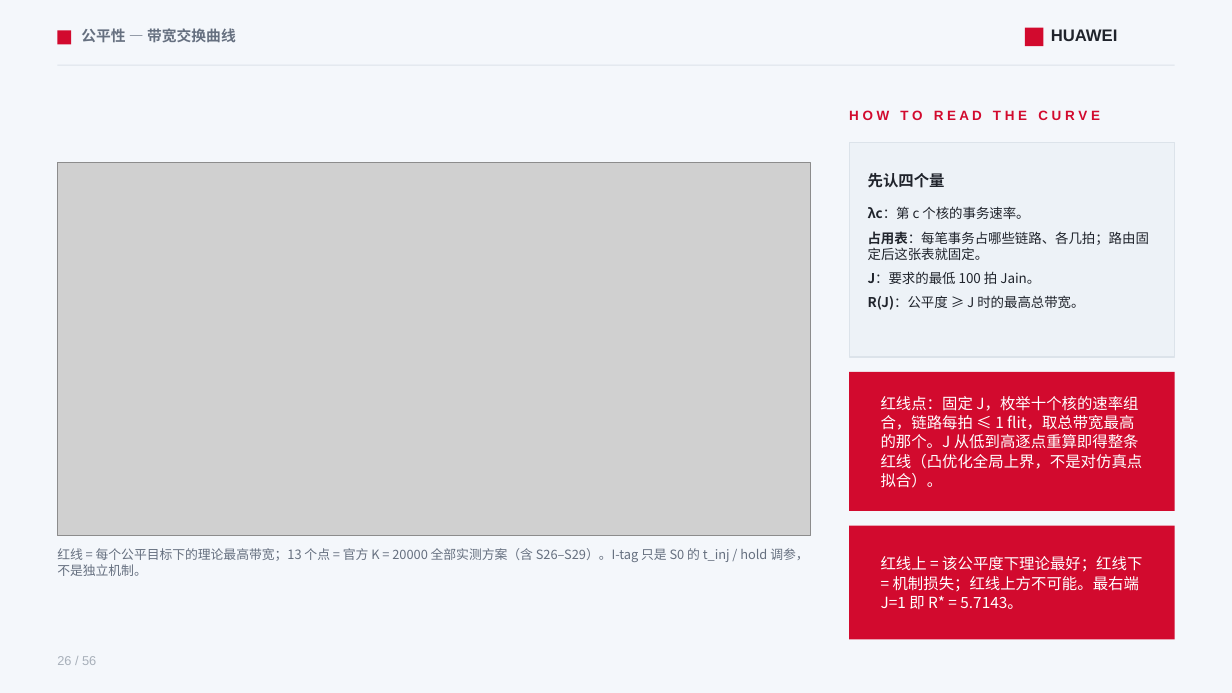
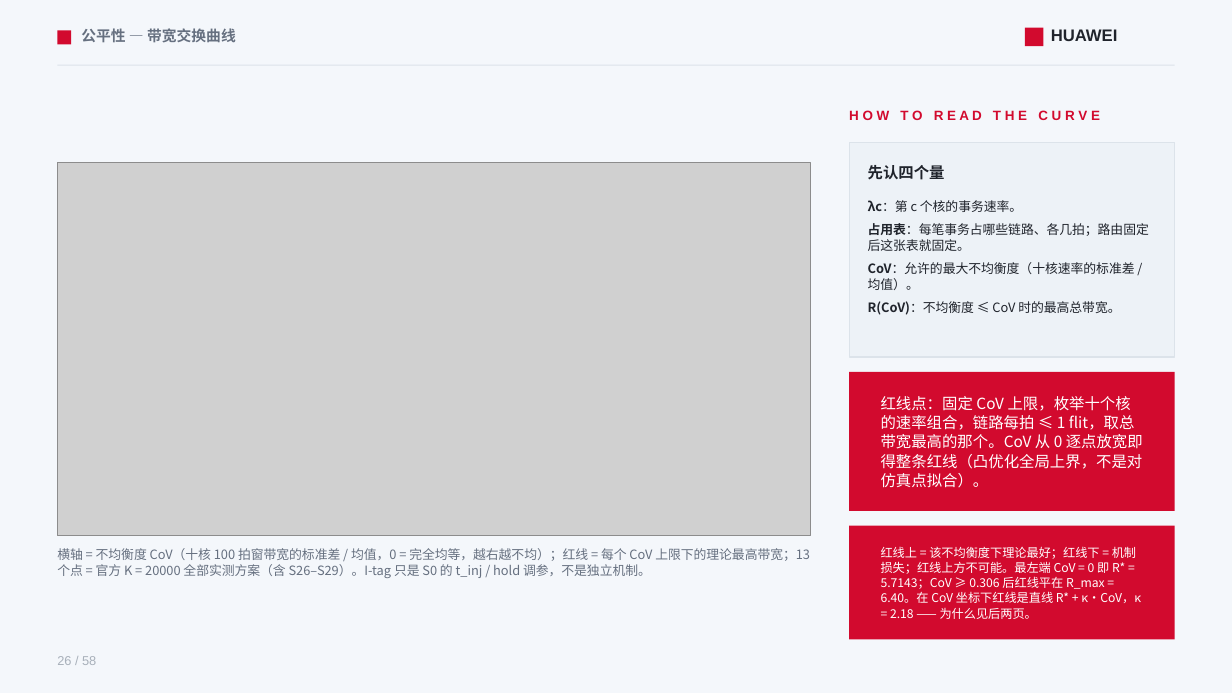
Before and after one commit to lukebest/booksim2, a slide deck: slide 26 of ppt/ring2-write-fairness.pptx. Drawn at 1232x693 pixels with LibreOffice and Linux fonts; fonts in the diff are those of the drawing; grey boxes stand for pictures. Boxes give left, top, right and bottom in pixels: in the first picture for what was removed or moved away, otherwise in the second. Text is boxed around its words. In the diff, an @@ line names an element or a change of style, - is before the commit and + after.

```diff
--- a/ppt/ring2-write-fairness.pptx
+++ b/ppt/ring2-write-fairness.pptx
@@ text "先认四个量": place and size @@
-text "先认四个量" at (868, 173, 945, 188)
+text "先认四个量" at (868, 165, 945, 180)
@@ text at (868, 200, 1149, 251): size 10.5 to 10 pt in "λc：第 c 个核的事务速率。", "占用表：每笔事务占哪些链路、各几拍；路由固定后这张表就固定。" @@
@@ text at (868, 262, 1135, 315): text changed; size 10.5 to 10 pt @@
-J：要求的最低 100 拍 Jain。
-R(J)：公平度 ≥ J 时的最高总带宽。
+CoV：允许的最大不均衡度（十核速率的标准差 / 均值）。
+R(CoV)：不均衡度 ≤ CoV 时的最高总带宽。
@@ text at (881, 396, 1143, 488): text changed @@
-红线点：固定 J，枚举十个核的速率组合，链路每拍 ≤ 1 flit，取总带宽最高的那个。J 从低到高逐点重算即得整条红线（凸优化全局上界，不是对仿真点拟合）。
+红线点：固定 CoV 上限，枚举十个核的速率组合，链路每拍 ≤ 1 flit，取总带宽最高的那个。CoV 从 0 逐点放宽即得整条红线（凸优化全局上界，不是对仿真点拟合）。
@@ text at (57, 548, 810, 578): text changed @@
-红线 = 每个公平目标下的理论最高带宽；13 个点 = 官方 K = 20000 全部实测方案（含 S26–S29）。I-tag 只是 S0 的 t_inj / hold 调参，不是独立机制。
+横轴 = 不均衡度 CoV（十核 100 拍窗带宽的标准差 / 均值，0 = 完全均等，越右越不均）；红线 = 每个 CoV 上限下的理论最高带宽；13 个点 = 官方 K = 20000 全部实测方案（含 S26–S29）。I-tag 只是 S0 的 t_inj / hold 调参，不是独立机制。
@@ text at (881, 546, 1141, 619): text changed; size 12 to 9.5 pt @@
-红线上 = 该公平度下理论最好；红线下 = 机制损失；红线上方不可能。最右端 J=1 即 R* = 5.7143。
+红线上 = 该不均衡度下理论最好；红线下 = 机制损失；红线上方不可能。最左端 CoV = 0 即 R* = 5.7143；CoV ≥ 0.306 后红线平在 R_max = 6.40。在 CoV 坐标下红线是直线 R* + κ·CoV，κ = 2.18 —— 为什么见后两页。
```
Also in this commit, not shown: 55 other slides changed, 2 slides added, 15 other files.
